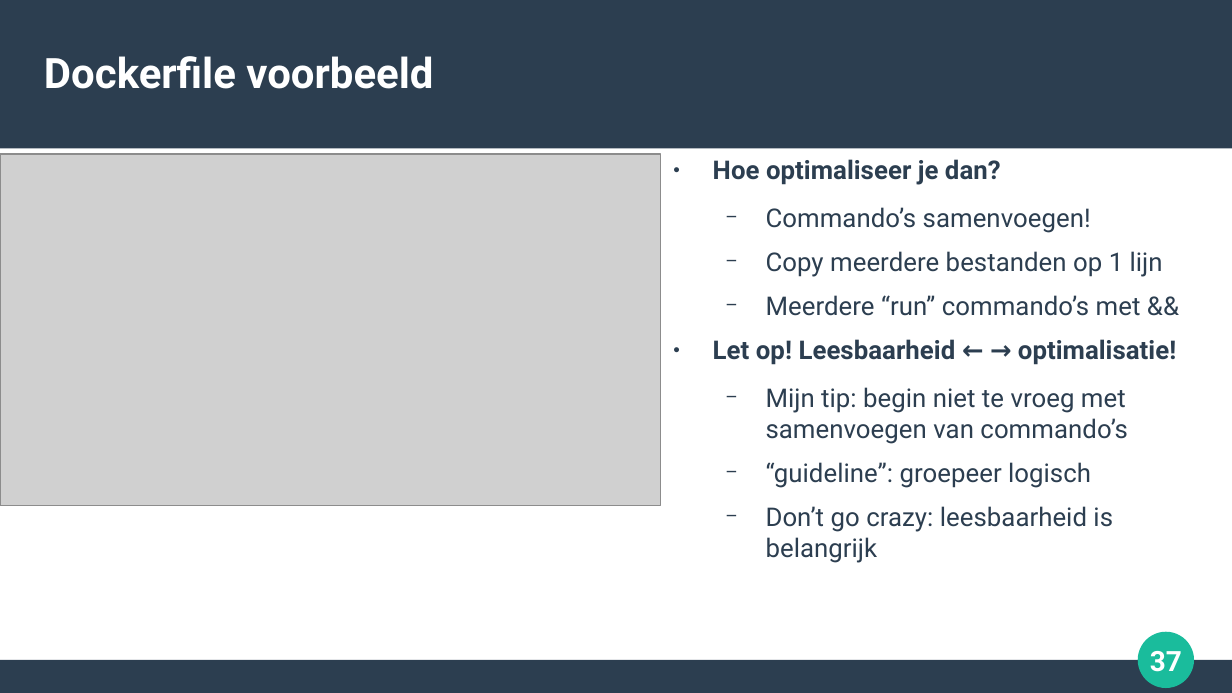
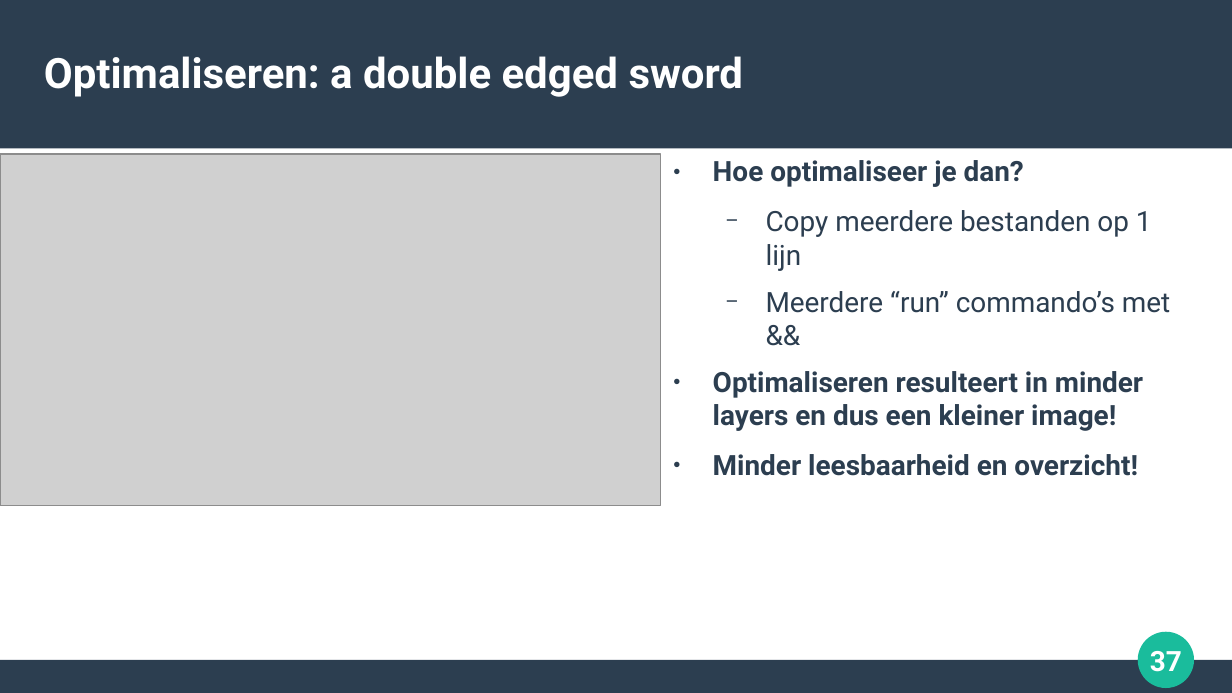
Before and after one commit to michaelvangastel/docker_basics, a slide deck: slide 37 of docker_basics.odp. Drawn at 1232x693 pixels with LibreOffice and Linux fonts; fonts in the diff are those of the drawing; grey boxes stand for pictures. Boxes give left, top, right and bottom in pixels: in the first picture for what was removed or moved away, otherwise in the second. Text is boxed around its words. In the diff, an @@ line names an element or a change of style, - is before the commit and + after.

```diff
--- a/docker_basics.odp
+++ b/docker_basics.odp
@@ title at (44, 56, 744, 97): text changed @@
-Dockerfile voorbeeld
+Optimaliseren: a double edged sword
@@ text at (713, 160, 1170, 313): size 16.6 to 18 pt in "Hoe optimaliseer je dan?", "Copy meerdere bestanden op 1 lijn", "Meerdere “run” commando’s met &&" @@
@@ text at (766, 207, 1091, 233): paragraph removed @@
-  − Commando’s samenvoegen!
@@ text at (713, 371, 1143, 476): text changed; size 16.6 to 18 pt; bold on @@
-● Let op! Leesbaarheid ← → optimalisatie!
-  − Mijn tip: begin niet te vroeg met samenvoegen van commando’s
-  − “guideline”: groepeer logisch
-  − Don’t go crazy: leesbaarheid is belangrijk
+● Optimaliseren resulteert in minder layers en dus een kleiner image!
+● Minder leesbaarheid en overzicht!
```
Also in this commit, not shown: 4 other slides changed, 2 slides added.
